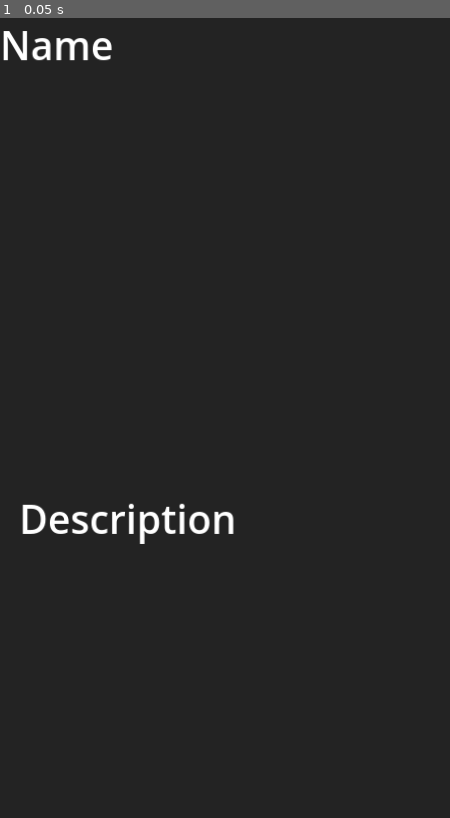
Above: before the commit, frame 1.
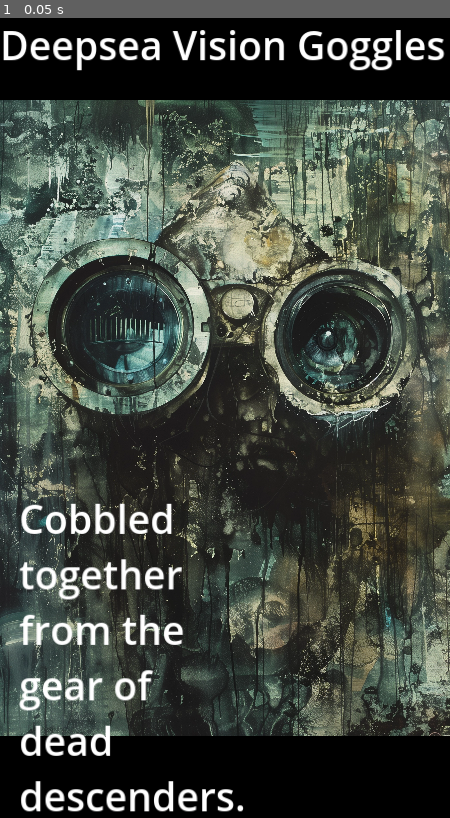
Above: after the commit, the same moment.

Repository: Quintavius/map-of-noo
Game: Godot game, scene res://scenes/main.tscn
Same seed, same stepped clock (60 frames per second), same inputs: the game is played once before the commit and once after it.
Inputs:
- Up to frame 1 (0.05 s): no input

The runs differ from the first frame. In frame 1, 67% of the frame differs, in the area x 0-100%, y 0-100%.

Commit message:
Displaying local image

Diff:
--- a/Godot/cards/items/TestCard.tres
+++ b/Godot/cards/items/TestCard.tres
@@ -1,6 +1,17 @@
-[gd_resource type="Resource" load_steps=2 format=3 uid="uid://baj0ffvauo016"]
+[gd_resource type="Resource" script_class="Item" load_steps=3 format=3 uid="uid://baj0ffvauo016"]
 
 [ext_resource type="Script" path="res://scripts/resources/Item.gd" id="1_xnkah"]
+[ext_resource type="Texture2D" uid="uid://dne3cdb2htpli" path="res://assets/card_art/items/deepsea_vision_goggles.webp" id="1_y45bv"]
 
 [resource]
 script = ExtResource("1_xnkah")
+item_type = 0
+Subcategory = ""
+Dice = 0
+name = "Deepsea Vision Goggles"
+culture = 0
+artist = 0
+description = "Cobbled together from the gear of dead descenders."
+effect = ""
+image = ExtResource("1_y45bv")
+legendary = false
--- a/Godot/scenes/main.tscn
+++ b/Godot/scenes/main.tscn
@@ -1,12 +1,14 @@
-[gd_scene load_steps=22 format=3 uid="uid://icxg80kr7xoy"]
+[gd_scene load_steps=24 format=3 uid="uid://icxg80kr7xoy"]
 
 [ext_resource type="Shader" uid="uid://c02kgwblpfv05" path="res://shaders/map.tres" id="1_5idcf"]
-[ext_resource type="Script" path="res://scenes/Map.gd" id="1_lp277"]
+[ext_resource type="Script" path="res://scripts/Map.gd" id="1_lp277"]
 [ext_resource type="Shader" path="res://shaders/BlurX.gdshader" id="4_aajak"]
 [ext_resource type="Shader" path="res://shaders/BlurY.gdshader" id="4_s8w7f"]
 [ext_resource type="Shader" path="res://shaders/ColourRamp.gdshader" id="6_hpcjg"]
-[ext_resource type="Script" path="res://scenes/CardRenderer.gd" id="6_luaf0"]
+[ext_resource type="Script" path="res://scripts/resources/CardRenderer.gd" id="6_luaf0"]
 [ext_resource type="Theme" uid="uid://cvsrecu06my7j" path="res://theme.tres" id="6_se7d4"]
+[ext_resource type="Resource" uid="uid://baj0ffvauo016" path="res://cards/items/TestCard.tres" id="7_40afh"]
+[ext_resource type="Texture2D" uid="uid://dne3cdb2htpli" path="res://assets/card_art/items/deepsea_vision_goggles.webp" id="8_ym3ou"]
 
 [sub_resource type="Gradient" id="Gradient_m103y"]
 
@@ -190,6 +192,7 @@
 grow_horizontal = 2
 grow_vertical = 2
 script = ExtResource("6_luaf0")
+test_data = ExtResource("7_40afh")
 
 [node name="ColorRect" type="ColorRect" parent="ItemCard"]
 layout_mode = 1
@@ -198,7 +201,18 @@
 anchor_bottom = 1.0
 grow_horizontal = 2
 grow_vertical = 2
-color = Color(0.136826, 0.136826, 0.136826, 1)
+color = Color(0, 0, 0, 1)
+
+[node name="Image" type="TextureRect" parent="ItemCard"]
+layout_mode = 1
+anchors_preset = 15
+anchor_right = 1.0
+anchor_bottom = 1.0
+grow_horizontal = 2
+grow_vertical = 2
+texture = ExtResource("8_ym3ou")
+expand_mode = 1
+stretch_mode = 5
 
 [node name="Name" type="Label" parent="ItemCard"]
 layout_mode = 0
@@ -215,5 +229,6 @@
 offset_bottom = 1298.0
 theme = ExtResource("6_se7d4")
 text = "Description"
+autowrap_mode = 2
 
 [connection signal="value_changed" from="Map/HSlider" to="Map" method="_on_h_slider_value_changed"]
--- a/Godot/scripts/resources/Card.gd
+++ b/Godot/scripts/resources/Card.gd
@@ -6,5 +6,5 @@
 @export var artist : CardProperties.Artist
 @export var description : String
 @export var effect : String
-@export var image_url : String
+@export var image : Texture2D
 @export var legendary : bool
--- a/Godot/scenes/CardRenderer.gd
+++ b/Godot/scripts/resources/CardRenderer.gd
@@ -1,17 +1,23 @@
 extends Control
 
+# Debug
+@export var test_data : Item
 
 func render_card(card_data : Variant):
 	# Common
+	$Name.text = card_data.name
+	$Image.texture = card_data.image
+	$Description.text = card_data.description
 
 	# Specific
-	match typeof(card_data):
-		Item:
-			pass
-	pass
+	#match typeof(card_data):
+		#Item:
+			#pass
+	#pass
 
 # Called when the node enters the scene tree for the first time.
 func _ready():
+	render_card(test_data)
 	pass # Replace with function body.
 
 # Called every frame. 'delta' is the elapsed time since the previous frame.
--- a/Godot/scripts/resources/Item.gd
+++ b/Godot/scripts/resources/Item.gd
@@ -5,7 +5,7 @@
 @export var Dice : CardProperties.DiceClass
 
 # Image generation
-@export_category("Image Generation")
-@export var adjective : String
-@export var backdrop_adjective : String
-@export var backdrop : String
+#@export_category("Image Generation")
+#@export var adjective : String
+#@export var backdrop_adjective : String
+#@export var backdrop : String
Binary file added: Godot/assets/card_art/items/deepsea_vision_goggles.webp
Not shown, added: Godot/assets/card_art/items/deepsea_vision_goggles.webp.import
Renamed: Godot/scenes/Map.gd -> Godot/scripts/Map.gd
